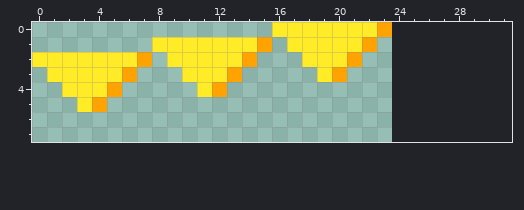
Two states of a pixel-art sprite, img/uiMarkers.png. Above, as it was before the edit.
The file is 48x16 pixels, drawn in blocks of 2x2; one block is one cell here. The old version is drawn lined up with the new one, on the new canvas.
Once edited:
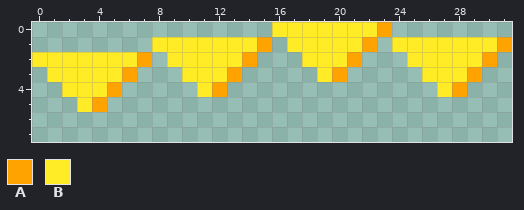
Palette (. is transparent): A #ffa300  B #ffec27
The exact change:
canvas 24x8 -> 32x8
y 1: x 24..31 ........ -> BBBBBBBA
y 2: x 25..30 ...... -> BBBBBA
y 3: x 26..29 .... -> BBBA
y 4: x 27..28 .. -> BA
